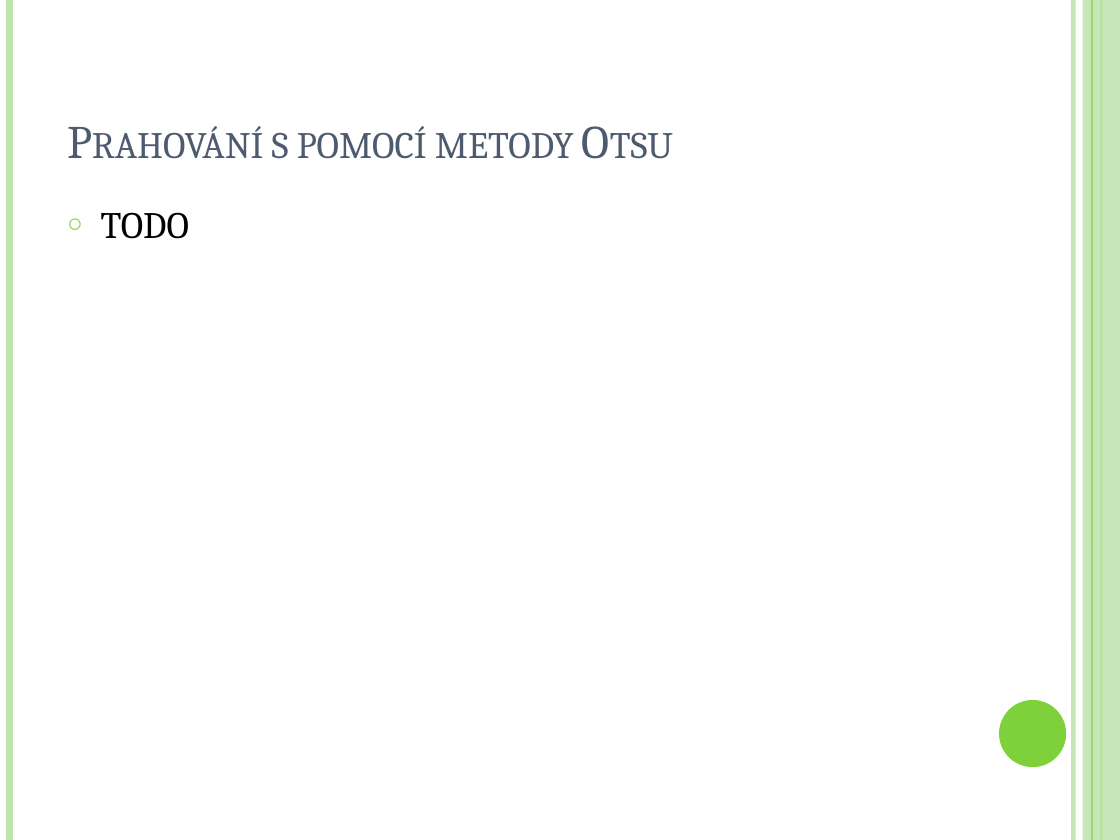
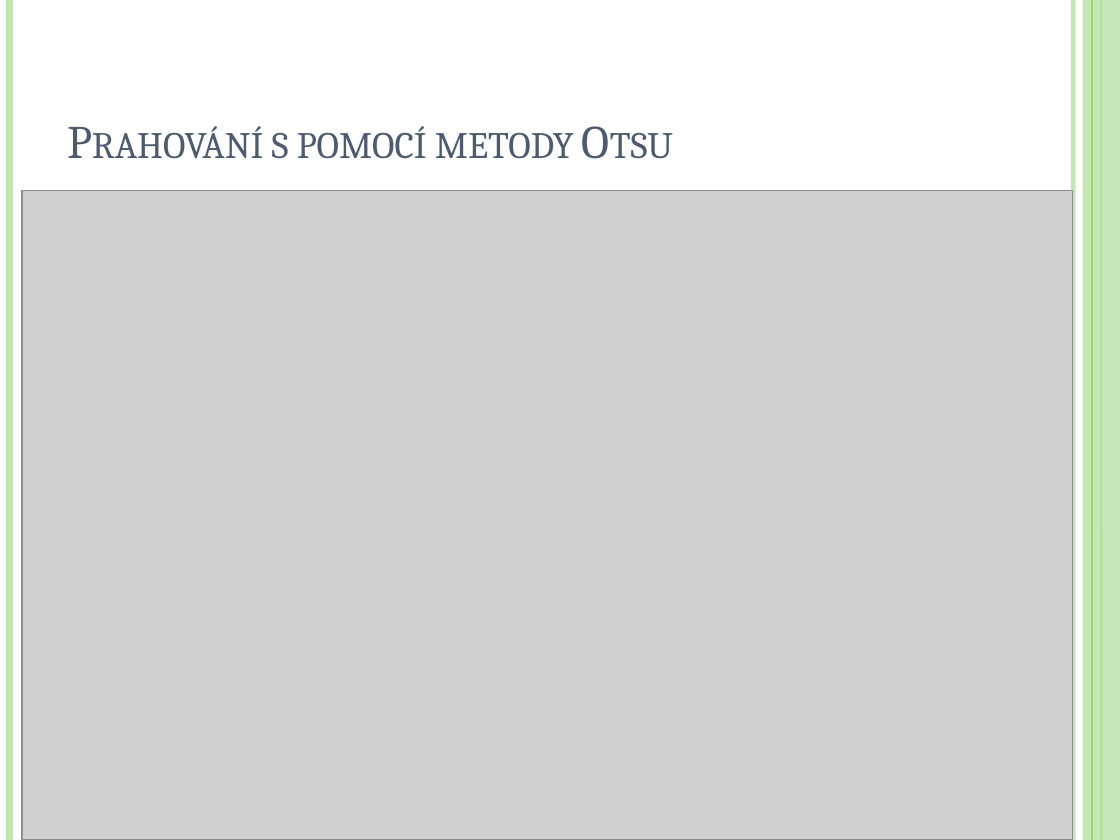
Before and after one commit to Stibius/GMU-HistogramAcceleration, a slide deck: slide 6 of gmu-prezentace.pptx (slide 5 before the commit). Drawn at 1120x840 pixels with LibreOffice and Linux fonts; fonts in the diff are those of the drawing; grey boxes stand for pictures. Boxes give left, top, right and bottom in pixels: in the first picture for what was removed or moved away, otherwise in the second. Text is boxed around its words. In the diff, an @@ line names an element or a change of style, - is before the commit and + after.

```diff
--- a/gmu-prezentace.pptx
+++ b/gmu-prezentace.pptx
@@ picture added at bbox=[22, 190, 1073, 840] @@
@@ text removed at bbox=[101, 212, 189, 239] @@
-○ TODO
@@ ellipse removed at bbox=[999, 700, 1066, 767] @@
```
Also in this commit, not shown: 4 slides added, 1 other file.
